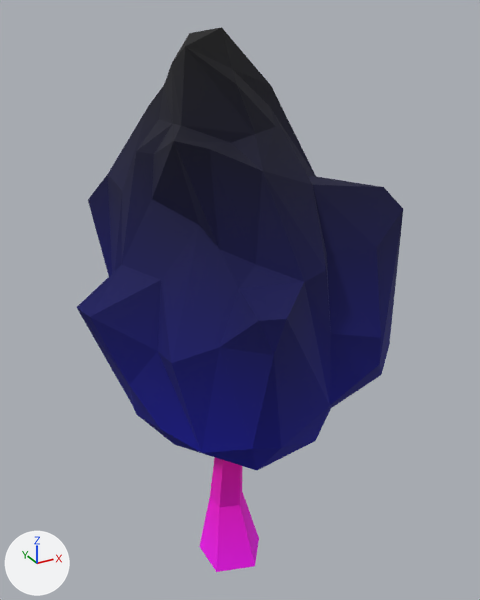
The glTF model assets/synty/synty-tree-02.gltf: old version first, new version second.
Camera for both pictures: a 50 mm lens placed at (-2.87, -5.5, 6.4), pointed at (0.22, 0.12, 3.59). The lights are fixed; the arrows at lower left show +X, +Y and +Z. The picture after the commit comes second. Vertices at exactly the same position are counted once.

Script lines for the objects in view, before the commit:
```python
mat_lambert2 = bpy.data.materials.new('lambert2')
mat_lambert2.use_nodes = True; mat_lambert2.node_tree.nodes.clear()
_N = mat_lambert2.node_tree.nodes; _L = mat_lambert2.node_tree.links
n0 = _N.new('ShaderNodeBsdfPrincipled'); n0.name = 'Principled BSDF'
n0.inputs[2].default_value = 0.86  # 'Roughness'
n1 = _N.new('ShaderNodeOutputMaterial'); n1.name = 'Material Output'
n2 = _N.new('ShaderNodeVertexColor'); n2.name = 'Color Attribute'
_L.new(n0.outputs[0], n1.inputs[0])  # 'BSDF' to 'Surface'
_L.new(n2.outputs[0], n0.inputs[0])  # 'Color' to 'Base Color'
me_sm_tree_02 = bpy.data.meshes.new('SM_Tree_02')
me_sm_tree_02.from_pydata(...)  # 154 vertices, 300 faces; spans x -1.53..1.53, y -1.51..1.51, z 0.0..6.25
me_sm_tree_02.materials.append(mat_lambert2)
ob_sm_tree_02 = bpy.data.objects.new('SM_Tree_02', me_sm_tree_02)
ob_sm_tree_02.location = (0.0, 0.0, 0.0)
```
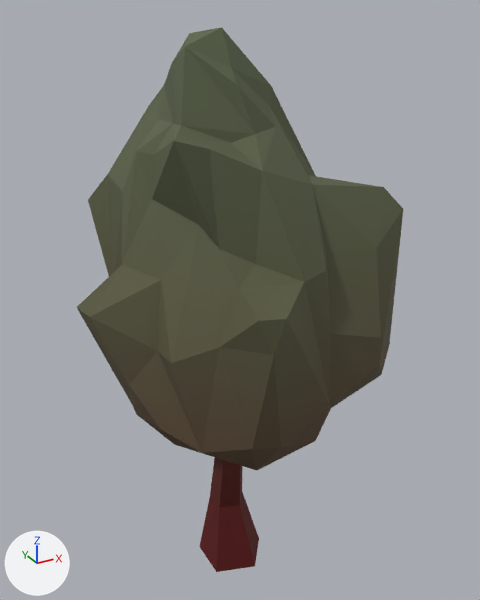
Boxes (x1, y1, x2, y2) around the edits, measured in the pictures (480 x 600 px):
'SM_Tree_02', surface changed, recoloured (lighter): (77, 27, 403, 572) in both
part 1 of me_sm_tree_02, recoloured: (112, 347, 389, 470) in both
part 2 of me_sm_tree_02, recoloured (lighter): (88, 108, 403, 347) in both
part 3 of me_sm_tree_02, recoloured (lighter): (124, 27, 316, 198) in both
part 4 of me_sm_tree_02, recoloured (lighter): (77, 200, 403, 452) in both
part 5 of me_sm_tree_02, recoloured (pink to red): (199, 458, 259, 572) in both

What changed in the scene script:
```text
Add img_image_0:
    img_image_0 = load_image('Image_0', '_unpacked/Image_0', 512, 512, 'sRGB')
Change mat_lambert2:
    add n3 = _N.new('ShaderNodeMix'); n3.name = 'Mix'
    add n3.data_type = 'RGBA'
    add n3.blend_type = 'MULTIPLY'
    add n3.inputs[0].default_value = 1.0  # 'Factor'
    add n4 = _N.new('ShaderNodeTexImage'); n4.name = 'Image Texture'
    add n4.image = img_image_0
    where n2 = _N.new('ShaderNodeVertexColor'); n2.name = 'Color Attribute'
    where n0 = _N.new('ShaderNodeBsdfPrincipled'); n0.name = 'Principled BSDF'
    remove _L.new(n2.outputs[0], n0.inputs[0])  # 'Color' to 'Base Color'
    add _L.new(n3.outputs[2], n0.inputs[0])  # 'Result' to 'Base Color'
    add _L.new(n2.outputs[0], n3.inputs[7])  # 'Color' to 'B'
    add _L.new(n4.outputs[0], n3.inputs[6])  # 'Color' to 'A'
Change me_sm_tree_02:
    where me_sm_tree_02.from_pydata(...)  # 154 vertices, 300 faces; spans x -1.53..1.53, y -1.51..1.51, z 0.0..6.25
    used by ob_sm_tree_02; location = (0.0, 0.0, 0.0)
    me_sm_tree_02 part 1: 82 faces centred in x -1.13..1.42, y -1.37..1.29, z 2.14..3.23 are repainted in the vertex colours; the middle colour goes from blue #000091 to pink #ffb6b6
    me_sm_tree_02 part 2: 50 faces centred in x -0.93..1.37, y -1.03..1.39, z 4.29..5.11 are repainted in the vertex colours; the middle colour goes from dark blue #00003c to white #fff4f4
    me_sm_tree_02 part 3: 57 faces centred in x -0.72..0.82, y -0.59..1.08, z 5.08..6.18 are repainted in the vertex colours; the middle colour goes from black #00001c to white #fffcfc
    me_sm_tree_02 part 4: 61 faces centred in x -1.4..1.49, y -1.48..1.37, z 3.25..4.25 are repainted in the vertex colours; the middle colour goes from dark blue #000065 to pale pink #ffdede
    me_sm_tree_02 part 5: 25 faces centred in x -0.08..0.45, y 0.07..0.62, z 0.0..1.34 are repainted in the vertex colours; the middle colour goes from pink #ff00dc to red #ff4949
```
